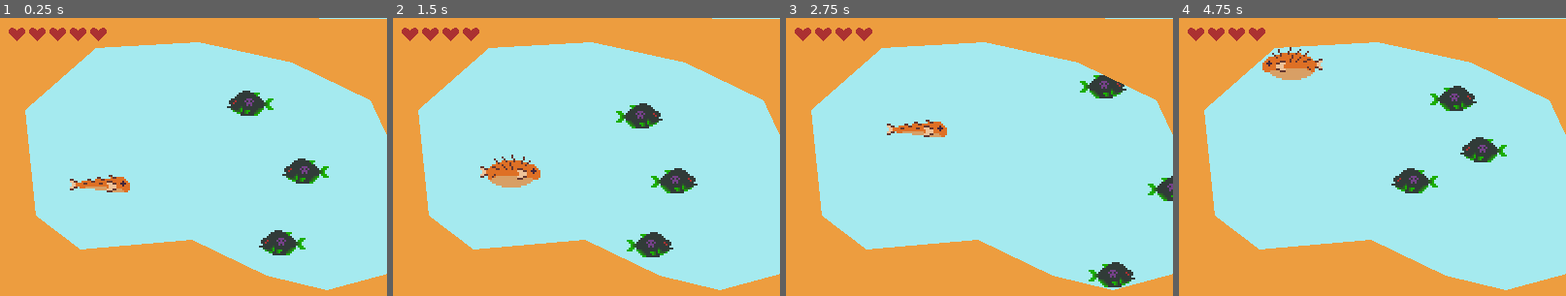
Above: before the commit, frames 1-4 (left to right).
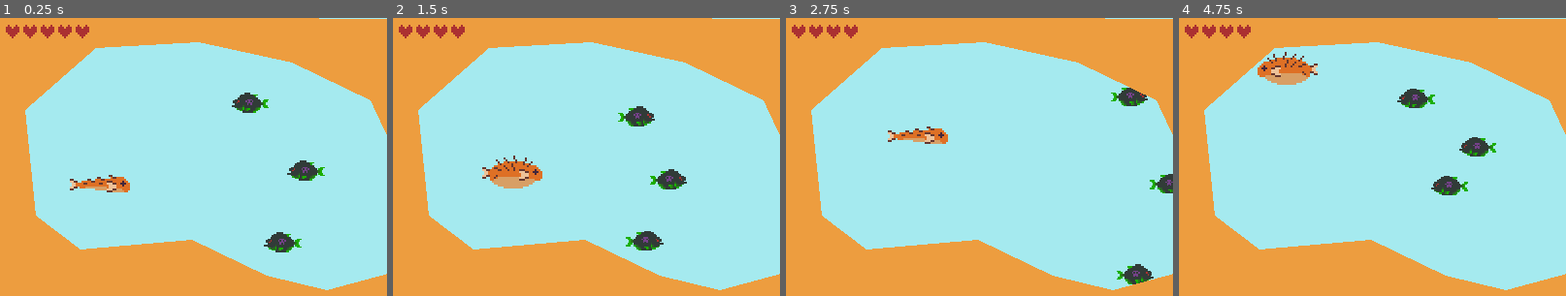
Above: after the commit, the same moments.

Repository: kcabra/orico
Game: Godot game, scene res://aquarium.tscn
Two runs of this game, one before a commit and one after it. Both use one fixed random seed, a clock stepped at 60 frames per second and the inputs below.
Inputs:
- Up to frame 1 (0.25 s): no input
- Up to frame 2 (1.5 s): hold D (game_right) 0.53-1.28 s; hold Space (game_jump) 0.53-1.28 s; hold A (game_left) from 1.28 s (still down); tap Ctrl (game_attack) at 1.35 s
- Up to frame 3 (2.75 s): tap Space (game_jump) at 1.52, 1.55, 1.82 s; release A (game_left) at 2.03 s; hold D (game_right) from 2.03 s (still down); hold Space (game_jump) from 2.03 s (still down)
- Up to frame 4 (4.75 s): release Space (game_jump) at 2.78 s; tap Ctrl (game_attack) at 2.85, 4.35 s; tap Space (game_jump) at 3.02, 3.05, 3.32, 4.52, 4.55 s; release D (game_right) at 3.53 s; hold Space (game_jump) 3.53-4.28 s; hold A (game_left) from 3.53 s (still down)

The runs differ from the first frame. In frame 1, 1.8% of the frame differs, in the area x 1-85%, y 2-86%; in frame 2, 2.5%; in frame 3, 3.7%; in frame 4, 4.3%, in the area x 1-85%, y 2-64%.

Commit message:
handled collisions

Diff:
--- a/aquarium.tscn
+++ b/aquarium.tscn
@@ -1,8 +1,8 @@
 [gd_scene load_steps=4 format=2]
 
-[ext_resource path="res://player.tscn" type="PackedScene" id=1]
-[ext_resource path="res://enemy.tscn" type="PackedScene" id=2]
-[ext_resource path="res://ui.gd" type="Script" id=3]
+[ext_resource path="res://scenes/player.tscn" type="PackedScene" id=1]
+[ext_resource path="res://scenes/enemy.tscn" type="PackedScene" id=2]
+[ext_resource path="res://scripts/ui.gd" type="Script" id=3]
 
 [node name="aquarium" type="Node2D"]
 
@@ -22,6 +22,7 @@
 
 [node name="StaticBody2D" type="StaticBody2D" parent="."]
 editor/display_folded = true
+collision_mask = 0
 
 [node name="Polygon2D" type="Polygon2D" parent="StaticBody2D"]
 color = Color( 0.933333, 0.619608, 0.25098, 1 )
@@ -40,17 +41,16 @@
 [node name="UI" type="Control" parent="." groups=[
 "ui",
 ]]
-editor/display_folded = true
 margin_right = 40.0
 margin_bottom = 40.0
 script = ExtResource( 3 )
 
 [node name="MarginContainer" type="MarginContainer" parent="UI"]
-margin_left = 10.0
-margin_top = 10.0
+margin_left = 7.0
+margin_top = 7.0
 margin_right = 40.0
 margin_bottom = 40.0
 
 [node name="HBoxContainer" type="HBoxContainer" parent="UI/MarginContainer"]
-margin_right = 30.0
-margin_bottom = 30.0
+margin_right = 33.0
+margin_bottom = 33.0
--- a/debug.tscn
+++ /dev/null
@@ -1,47 +0,0 @@
-[gd_scene load_steps=6 format=2]
-
-[ext_resource path="res://player.gd" type="Script" id=1]
-[ext_resource path="res://player.png" type="Texture" id=2]
-
-[sub_resource type="GDScript" id=3]
-script/source = "extends Node
-
-func _ready():
-	pass
-
-func _process(delta):
-	$\"./tempo\".text = str($\"./player\".tempo_restante)
-"
-
-[sub_resource type="CircleShape2D" id=1]
-
-[sub_resource type="CircleShape2D" id=2]
-radius = 25.0059
-
-[node name="cenario" type="Node"]
-script = SubResource( 3 )
-
-[node name="player" type="KinematicBody2D" parent="."]
-script = ExtResource( 1 )
-
-[node name="Sprite" type="Sprite" parent="player"]
-scale = Vector2( 2, 2 )
-texture = ExtResource( 2 )
-
-[node name="CollisionShape2D" type="CollisionShape2D" parent="player"]
-shape = SubResource( 1 )
-
-[node name="Hitbox" type="Area2D" parent="player"]
-
-[node name="CollisionShape2D" type="CollisionShape2D" parent="player/Hitbox"]
-shape = SubResource( 2 )
-
-[node name="cooldown" type="Timer" parent="player"]
-wait_time = 0.25
-one_shot = true
-
-[node name="tempo" type="Label" parent="."]
-margin_left = 351.124
-margin_top = 6.59877
-margin_right = 391.124
-margin_bottom = 20.5988
--- a/project.godot
+++ b/project.godot
@@ -17,7 +17,7 @@
 
 config/name="ourico"
 run/main_scene="res://aquarium.tscn"
-config/icon="res://player.png"
+config/icon="res://assets/player.png"
 
 [display]
 
--- a/enemy.tscn
+++ b/scenes/enemy.tscn
@@ -1,7 +1,7 @@
 [gd_scene load_steps=4 format=2]
 
-[ext_resource path="res://enemy.gd" type="Script" id=1]
-[ext_resource path="res://piranha.png" type="Texture" id=2]
+[ext_resource path="res://scripts/enemy.gd" type="Script" id=1]
+[ext_resource path="res://assets/piranha.png" type="Texture" id=2]
 
 [sub_resource type="CircleShape2D" id=1]
 radius = 13.2961
@@ -9,6 +9,9 @@
 [node name="enemy" type="KinematicBody2D" groups=[
 "enemy",
 ]]
+scale = Vector2( 0.8, 0.8 )
+collision_layer = 4
+collision_mask = 3
 script = ExtResource( 1 )
 
 [node name="Sprite" type="Sprite" parent="."]
--- a/player.tscn
+++ b/scenes/player.tscn
@@ -1,9 +1,9 @@
 [gd_scene load_steps=6 format=2]
 
-[ext_resource path="res://player.gd" type="Script" id=1]
-[ext_resource path="res://baiacu.png" type="Texture" id=2]
+[ext_resource path="res://scripts/player.gd" type="Script" id=1]
+[ext_resource path="res://assets/baiacu.png" type="Texture" id=2]
 
-[sub_resource type="CapsuleShape2D" id=4]
+[sub_resource type="CapsuleShape2D" id=1]
 height = 41.8553
 
 [sub_resource type="CapsuleShape2D" id=2]
@@ -15,6 +15,7 @@
 height = 69.0712
 
 [node name="player" type="KinematicBody2D"]
+collision_layer = 2
 script = ExtResource( 1 )
 
 [node name="Sprite" type="Sprite" parent="."]
@@ -41,4 +42,4 @@
 rotation = 1.5708
 shape = SubResource( 3 )
 
-[node name="hit" type="Timer" parent="."]
+[node name="camera" type="Camera2D" parent="."]
--- a/enemy.gd
+++ b/scripts/enemy.gd
@@ -34,6 +34,8 @@
 	var collision = move_and_collide(move_vec * delta)
 	if collision and collision.collider.is_in_group("player"):
 		collision.collider.hit(collision.normal)
+	elif collision:
+		move_and_collide(move_vec.slide(collision.normal) * delta)
 
 
 	sprite.flip_h = true if player_vec.x > 0 else false
@@ -55,6 +57,6 @@
 	timer.connect("timeout", self, "queue_free")
 	timer.wait_time = 2
 	timer.start()
-	self.collision_mask = 0
+	set_collision_mask_bit(0, false)
 	state = states.kill
 	sprite.flip_h = !sprite.flip_h
--- a/player.gd
+++ b/scripts/player.gd
@@ -1,14 +1,19 @@
 extends KinematicBody2D
+
+onready var sprite = $Sprite
+onready var hitbox = $ScareZone
+onready var killzone = $KillZone
 
 var HP = 5
 
-var move_vec:= Vector2()
 var ACCEL = 0.1
 var SPEED = 1
 var GRAV = 0.2
 var MAX_GRAV = 0.8
 
+var move_vec:= Vector2()
 func _physics_process(delta):
+	#<movement logic>
 	if not being_hit:
 		if Input.is_action_pressed("game_right"):
 			move_vec.x = SPEED
@@ -22,18 +27,23 @@
 				move_vec.x = 0
 
 		if Input.is_action_pressed("game_jump"):
-			move_vec.y = -1.2
-		elif move_vec.y < MAX_GRAV:
-			move_vec.y += GRAV
+			move_vec.y = -1.4
 
-	move_and_collide(move_vec)
+	if move_vec.y < MAX_GRAV:
+		move_vec.y += GRAV
+	#</movement logic>
 
-onready var sprite = $Sprite
-onready var hitbox = $ScareZone
-onready var killzone = $KillZone
-func _process(_delta):
+	#<attack logic>
 	if Input.is_action_just_pressed("game_attack"):
 		scare()
+	#</attack logic>
+
+	#<actual movement>
+	var collision = move_and_collide(move_vec)
+	#</actual movement>
+	#<collision logic>
+	if collision:
+		move_and_collide(move_vec.slide(collision.normal))
 
 func scare(kill=true):
 	for node in hitbox.get_overlapping_bodies():
@@ -57,7 +67,7 @@
 		scare(false)
 		HP -= 1
 		get_tree().call_group("ui", "hit")
-		for i in range(3):
+		for _i in range(3):
 			modulate = Color(5, 0, 0) # red
 			yield(get_tree().create_timer(0.1), "timeout")
 			modulate = Color.white
--- a/ui.gd
+++ b/scripts/ui.gd
@@ -6,7 +6,7 @@
 var active_hearts = Array()
 
 func _ready():
-	var heart_sprite = load("res://heart.png")
+	var heart_sprite = load("res://assets/heart.png")
 	for i in range(player.HP):
 		var heart = TextureRect.new()
 		heart.texture = heart_sprite
@@ -15,4 +15,5 @@
 
 func hit():
 	var heart = active_hearts.pop_back()
-	heart.queue_free()
+	if heart:
+		heart.queue_free()
Renamed: baiacu.png -> assets/baiacu.png
Not shown, changed: assets/baiacu.png.import
Binary file added: assets/heart.png
Not shown, changed: assets/heart.png.import
Renamed: piranha.png -> assets/piranha.png
Not shown, changed: assets/piranha.png.import
Renamed: player.png -> assets/player.png
Not shown, added: assets/player.png.import
Binary file removed: heart.png
Not shown: 1 places in scenes/player.tscn that only renumber resources
